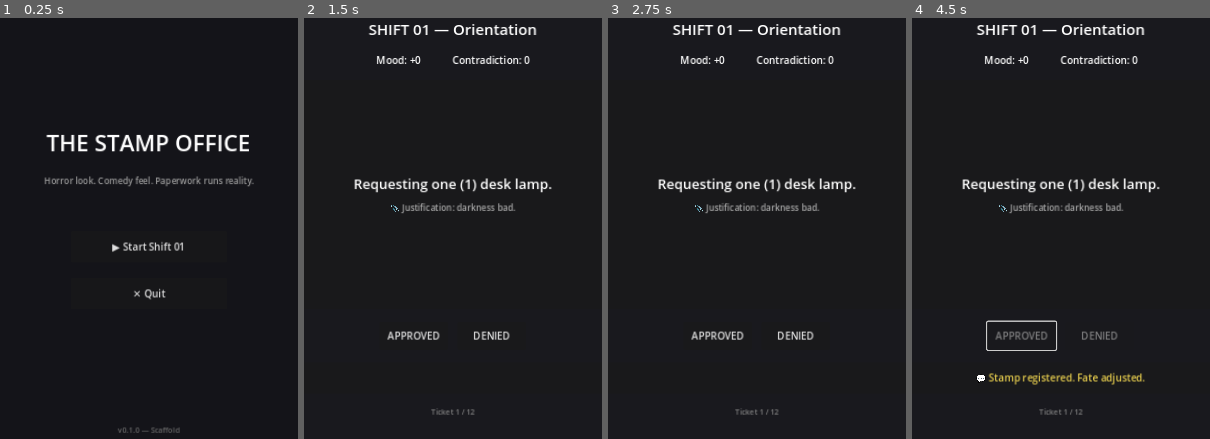
Above: before the commit, frames 1-4 (left to right).
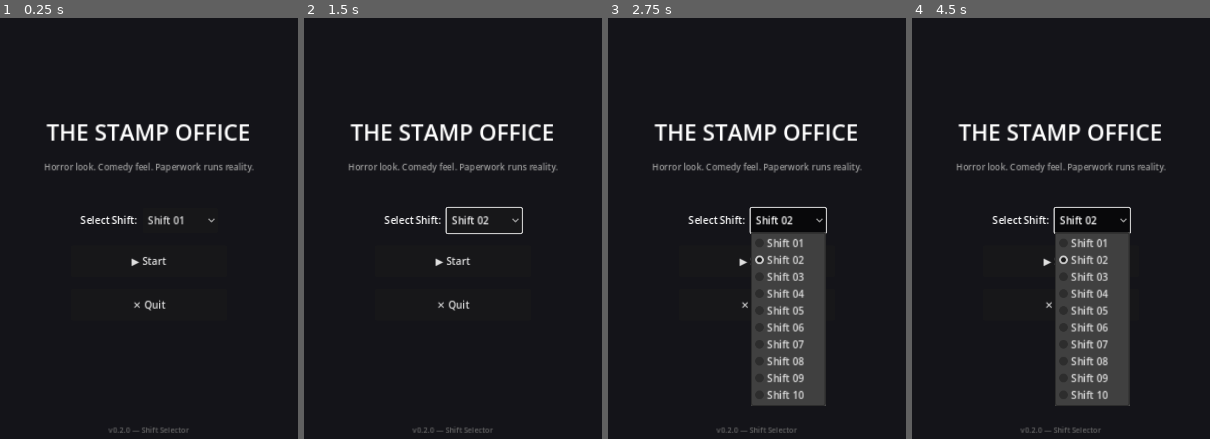
Above: after the commit, the same moments.

Repository: ThanhNguyxn/the-stamp-office
Game: Godot game, scene res://scenes/Main.tscn
The game is run twice, just before and just after one commit, with the same random seed, the same clock (stepped at 60 frames per second) and the same inputs.
Inputs (mouse positions are in pixels of both pictures, inside the frame that each line leads up to):
- Up to frame 1 (0.25 s): no input
- Up to frame 2 (1.5 s): click (482, 220) at 0.5 s, where only the run after the commit has a clickable "Shift 01"; click "▶ Start Shift 01" (after the commit: "▶ Start") at 1.25 s
- Up to frame 3 (2.75 s): click (786, 220) at 2 s, where only the run after the commit has a clickable "Shift 02"
- Up to frame 4 (4.5 s): click (1061, 262) at 2.75 s, where only the run after the commit has a clickable "▶ Start"; click (1022, 333) at 3.5 s, where only the run before the commit has a clickable "APPROVED"; click (1090, 220) at 4.25 s, where only the run after the commit has a clickable "Shift 02"

The runs differ from the first frame. In frame 1, 5.0% of the frame differs, in the area x 14-86%, y 25-99%; in frame 2, 6.3%; in frame 3, 15%; in frame 4, 16%, in the area x 14-86%, y 1-99%.

Commit message:
game: add shift selector and syncable data

Diff:
--- a/game/project.godot
+++ b/game/project.godot
@@ -18,6 +18,7 @@
 [autoload]
 
 DataLoader="*res://scripts/DataLoader.gd"
+GameState="*res://scripts/GameState.gd"
 
 [display]
 
--- a/game/scenes/Main.tscn
+++ b/game/scenes/Main.tscn
@@ -26,12 +26,12 @@
 anchor_right = 0.5
 anchor_bottom = 0.5
 offset_left = -200.0
-offset_top = -120.0
+offset_top = -150.0
 offset_right = 200.0
-offset_bottom = 120.0
+offset_bottom = 150.0
 grow_horizontal = 2
 grow_vertical = 2
-theme_override_constants/separation = 25
+theme_override_constants/separation = 20
 alignment = 1
 
 [node name="Title" type="Label" parent="VBox"]
@@ -48,14 +48,28 @@
 horizontal_alignment = 1
 
 [node name="Spacer" type="Control" parent="VBox"]
-custom_minimum_size = Vector2(0, 20)
+custom_minimum_size = Vector2(0, 15)
+layout_mode = 2
+
+[node name="ShiftBox" type="HBoxContainer" parent="VBox"]
+layout_mode = 2
+alignment = 1
+theme_override_constants/separation = 10
+
+[node name="ShiftLabel" type="Label" parent="VBox/ShiftBox"]
+layout_mode = 2
+theme_override_font_sizes/font_size = 16
+text = "Select Shift:"
+
+[node name="ShiftSelect" type="OptionButton" parent="VBox/ShiftBox"]
+custom_minimum_size = Vector2(120, 40)
 layout_mode = 2
 
 [node name="StartButton" type="Button" parent="VBox"]
 custom_minimum_size = Vector2(250, 50)
 layout_mode = 2
 size_flags_horizontal = 4
-text = "▶ Start Shift 01"
+text = "▶ Start"
 
 [node name="QuitButton" type="Button" parent="VBox"]
 custom_minimum_size = Vector2(250, 50)
@@ -77,5 +91,5 @@
 grow_vertical = 0
 theme_override_font_sizes/font_size = 12
 theme_override_colors/font_color = Color(0.4, 0.4, 0.4, 1)
-text = "v0.1.0 — Scaffold"
+text = "v0.2.0 — Shift Selector"
 horizontal_alignment = 1
--- a/game/scripts/DataLoader.gd
+++ b/game/scripts/DataLoader.gd
@@ -1,6 +1,6 @@
 extends Node
-## DataLoader - Loads JSON data from the data folder
-## Add to Project Settings > Autoload as "DataLoader"
+## DataLoader - Loads JSON data from game/data/
+## Registered as autoload in project.godot
 
 var _toasts: Dictionary = {}
 
@@ -17,8 +17,9 @@
 				_toasts[t["id"]] = t["text"]
 		file.close()
 
-func load_shift01() -> Array:
-	var file = FileAccess.open("res://data/tickets/shift01.json", FileAccess.READ)
+func load_shift(shift_number: int) -> Array:
+	var path = "res://data/tickets/shift%02d.json" % shift_number
+	var file = FileAccess.open(path, FileAccess.READ)
 	if file:
 		var json = JSON.new()
 		if json.parse(file.get_as_text()) == OK:
--- /dev/null
+++ b/game/scripts/GameState.gd
@@ -0,0 +1,4 @@
+extends Node
+## GameState - Stores state between scenes
+
+var selected_shift: int = 1
--- a/game/scripts/Main.gd
+++ b/game/scripts/Main.gd
@@ -1,14 +1,25 @@
 extends Control
-## Main Menu
+## Main Menu with Shift Selector
 
+@onready var shift_select: OptionButton = $VBox/ShiftBox/ShiftSelect
 @onready var start_button: Button = $VBox/StartButton
 @onready var quit_button: Button = $VBox/QuitButton
 
 func _ready() -> void:
+	# Populate shift selector
+	for i in range(1, 11):
+		shift_select.add_item("Shift %02d" % i, i)
+	shift_select.selected = 0
+
 	start_button.pressed.connect(_on_start)
 	quit_button.pressed.connect(_on_quit)
 
 func _on_start() -> void:
+	var shift_num = shift_select.get_selected_id()
+	if shift_num == 0:
+		shift_num = 1
+	# Store selected shift in autoload for Shift scene to read
+	GameState.selected_shift = shift_num
 	get_tree().change_scene_to_file("res://scenes/Shift.tscn")
 
 func _on_quit() -> void:
--- a/game/scripts/Shift.gd
+++ b/game/scripts/Shift.gd
@@ -1,6 +1,7 @@
 extends Control
-## Shift - Gameplay controller
+## Shift - Gameplay controller for any shift
 
+@onready var header: Label = $VBox/Header
 @onready var ticket_text: Label = $VBox/TicketPanel/TicketVBox/TicketText
 @onready var attachment: Label = $VBox/TicketPanel/TicketVBox/Attachment
 @onready var stamp_buttons: VBoxContainer = $VBox/StampButtons
@@ -10,6 +11,7 @@
 @onready var progress: Label = $VBox/Progress
 @onready var back_button: Button = $VBox/BackButton
 
+var shift_number: int = 1
 var tickets: Array = []
 var index: int = 0
 var mood: int = 0
@@ -20,12 +22,17 @@
 	back_button.pressed.connect(_back)
 	back_button.visible = false
 	toast.text = ""
-	tickets = DataLoader.load_shift01()
+
+	# Get selected shift from GameState
+	shift_number = GameState.selected_shift
+	header.text = "SHIFT %02d" % shift_number
+
+	tickets = DataLoader.load_shift(shift_number)
 	if tickets.size() > 0:
 		_show(0)
 	else:
 		ticket_text.text = "No tickets found"
-		attachment.text = "Ensure data/ folder exists"
+		attachment.text = "Run: python tools/sync_game_data.py"
 
 func _show(i: int) -> void:
 	if i >= tickets.size():
@@ -38,10 +45,12 @@
 	progress.text = "Ticket %d / %d" % [i + 1, tickets.size()]
 	toast.text = ""
 	_update_meters()
+
 	# Clear old buttons
 	for c in stamp_buttons.get_children():
 		c.queue_free()
-	# Create stamp buttons (horizontal row)
+
+	# Create stamp buttons
 	var hbox = HBoxContainer.new()
 	hbox.alignment = BoxContainer.ALIGNMENT_CENTER
 	hbox.add_theme_constant_override("separation", 15)
@@ -81,13 +90,27 @@
 	contradiction_value.text = "Contradiction: %d" % contradiction
 
 func _complete() -> void:
-	ticket_text.text = "SHIFT COMPLETE"
+	ticket_text.text = "SHIFT %02d COMPLETE" % shift_number
 	attachment.text = "Thank you for your service."
 	toast.text = "🎉 All tickets processed!"
 	progress.text = "Final — Mood: %+d | Contradiction: %d" % [mood, contradiction]
+
 	for c in stamp_buttons.get_children():
 		c.queue_free()
+
+	# Add next shift button if not at shift 10
+	if shift_number < 10:
+		var next_btn = Button.new()
+		next_btn.text = "▶ Next Shift (%02d)" % (shift_number + 1)
+		next_btn.custom_minimum_size = Vector2(200, 45)
+		next_btn.pressed.connect(_next_shift)
+		stamp_buttons.add_child(next_btn)
+
 	back_button.visible = true
+
+func _next_shift() -> void:
+	GameState.selected_shift = shift_number + 1
+	get_tree().reload_current_scene()
 
 func _back() -> void:
 	get_tree().change_scene_to_file("res://scenes/Main.tscn")
Not shown, changed: README.md
Not shown, changed: game/README.md
Not shown, changed: tools/README.md
Not shown, added: tools/sync_game_data.py
